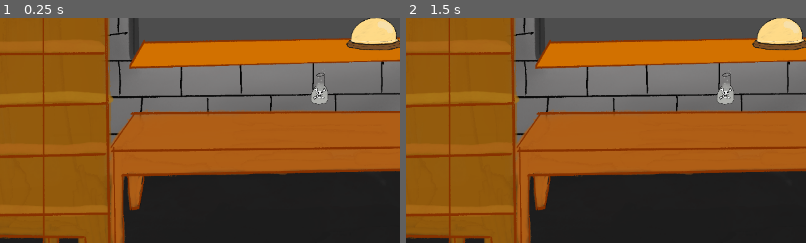
Above: before the commit, frames 1-2 (left to right).
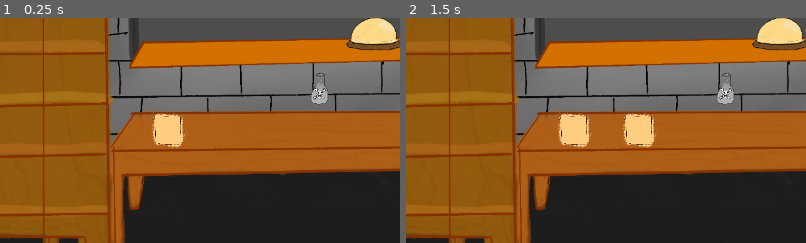
Above: after the commit, the same moments.

Repository: AgreeableDeerGames/GoodSoup
Game: Godot game, scene res://Scenes/kitchen.tscn
Same seed, same stepped clock (60 frames per second), same inputs: the game is played once before the commit and once after it. This scene is started directly instead of the project's main scene.
Inputs (mouse positions are % of the whole screen's width and height, from its top left; square brackets give the same spot before the commit, where the layout moved):
- Up to frame 1 (0.25 s): no input
- Up to frame 2 (1.5 s): click (60, 49) at 0.5 s; click (34, 72) [60, 49] at 1.25 s
The pictures show only the part of the screen within x 13-63%, y 48-98%; the shares and areas given below are measured in that part.

The runs differ from the first frame. In frame 1, 1.0% of the frame differs, in the area x 37-47%, y 42-58%; in frame 2, 2.1%, in the area x 37-63%, y 42-58%.
Error before the commit: Parse Error: Too few arguments for "setup_scene()" call. Expected at least 4 but received 3. (res://Scripts/view_flavor_report.gd:18)

Commit message:
initial load

Diff:
--- a/Scenes/kitchen_button.tscn
+++ b/Scenes/kitchen_button.tscn
@@ -1,6 +1,6 @@
 [gd_scene format=3 uid="uid://cuiphrilxdgcw"]
 
-[ext_resource type="Script" uid="uid://7odegris5bt1" path="res://Scenes/button.gd" id="1_a7uql"]
+[ext_resource type="Script" uid="uid://dgstfmd58uxgw" path="res://Scripts/kitchen_button.gd" id="1_a7uql"]
 
 [node name="KitchenButton" type="Node2D" unique_id=638048668]
 
--- a/Scripts/bell.gd
+++ b/Scripts/bell.gd
@@ -14,14 +14,14 @@
 	var poison : FlavorData = get_parent().poison
 
 	# Create report to click
-	_create_flavor_report(soup, poison, ingredients)
+	create_flavor_report(soup, poison, ingredients)
 
 	# The ingredients gets captured. Call this on the newly instatiated scene
 	var setup_fn = func (x : FlavorReport): x.setup_scene(ingredients, soup, poison, false)
 
-	Signals.emit_signal("load_new_scene", "res://Scenes/flavor_report.tscn", false, setup_fn)
+	Signals.emit_signal("load_new_scene", "res://Scenes/flavor_report.tscn", false, setup_fn, false)
 
-func _create_flavor_report(soup : FlavorData, poison : FlavorData, ingredients : Array[Ingredient]):
+func create_flavor_report(soup : FlavorData, poison : FlavorData, ingredients : Array[Ingredient]):
 	var flavor_reports = get_parent().get_node("FlavorReports")
 	var flavorReportButton : ViewFlavorReport = load("res://Scenes/view_flavor_report.tscn").instantiate()
 	flavorReportButton.setup(soup, poison, ingredients)
--- a/Scenes/button.gd
+++ b/Scripts/button.gd
@@ -9,3 +9,7 @@
 # Called every frame. 'delta' is the elapsed time since the previous frame.
 func _process(delta: float) -> void:
 	pass
+
+
+func _on_pressed() -> void:
+	pass # Replace with function body.
--- a/Scripts/flavor_report.gd
+++ b/Scripts/flavor_report.gd
@@ -7,15 +7,15 @@
 @export
 var _ingredients : Array[Ingredient]
 @export
-var _base_soup_flavor_data : FlavorData
+var base_soup_flavor_data : FlavorData
 @export
 var _poison_flavor_data : FlavorData
 @export
 var _ingredients_flavor_data : FlavorData
 
-func setup_scene(ingredients : Array[Ingredient], base_Soup_flavor_data: FlavorData, poision_flavor_data: FlavorData, is_play: bool) -> void:
+func setup_scene(ingredients : Array[Ingredient], base_Soup_flavor_data_init: FlavorData, poision_flavor_data: FlavorData, is_play: bool) -> void:
 	_ingredients = ingredients
-	_base_soup_flavor_data = base_Soup_flavor_data
+	base_soup_flavor_data = base_Soup_flavor_data_init
 	_poison_flavor_data = poision_flavor_data
 	if (is_play):
 		$BackButton.hide()
@@ -160,13 +160,13 @@
 	#_ingredients_flavor_data.acidity /= _ingredients.size()
 
 func _combine_flavor_data():
-	$CenterContainer/FlavorData.sour = _ingredients_flavor_data.sour + _base_soup_flavor_data.sour + _poison_flavor_data.sour
-	$CenterContainer/FlavorData.sweet = _ingredients_flavor_data.sweet + _base_soup_flavor_data.sweet + _poison_flavor_data.sweet
-	$CenterContainer/FlavorData.salty = _ingredients_flavor_data.salty + _base_soup_flavor_data.salty + _poison_flavor_data.salty
-	$CenterContainer/FlavorData.bitter = _ingredients_flavor_data.bitter + _base_soup_flavor_data.bitter + _poison_flavor_data.bitter
-	$CenterContainer/FlavorData.umami = _ingredients_flavor_data.umami + _base_soup_flavor_data.umami + _poison_flavor_data.umami
-	$CenterContainer/FlavorData.numbing_spice = _ingredients_flavor_data.numbing_spice + _base_soup_flavor_data.numbing_spice + _poison_flavor_data.numbing_spice
-	$CenterContainer/FlavorData.hot_spice = _ingredients_flavor_data.hot_spice + _base_soup_flavor_data.hot_spice + _poison_flavor_data.hot_spice
-	$CenterContainer/FlavorData.nasal_spice = _ingredients_flavor_data.nasal_spice + _base_soup_flavor_data.nasal_spice + _poison_flavor_data.nasal_spice
-	$CenterContainer/FlavorData.richness = _ingredients_flavor_data.richness + _base_soup_flavor_data.richness + _poison_flavor_data.richness
-	$CenterContainer/FlavorData.acidity = _ingredients_flavor_data.acidity + _base_soup_flavor_data.acidity + _poison_flavor_data.acidity
+	$CenterContainer/FlavorData.sour = _ingredients_flavor_data.sour + base_soup_flavor_data.sour + _poison_flavor_data.sour
+	$CenterContainer/FlavorData.sweet = _ingredients_flavor_data.sweet + base_soup_flavor_data.sweet + _poison_flavor_data.sweet
+	$CenterContainer/FlavorData.salty = _ingredients_flavor_data.salty + base_soup_flavor_data.salty + _poison_flavor_data.salty
+	$CenterContainer/FlavorData.bitter = _ingredients_flavor_data.bitter + base_soup_flavor_data.bitter + _poison_flavor_data.bitter
+	$CenterContainer/FlavorData.umami = _ingredients_flavor_data.umami + base_soup_flavor_data.umami + _poison_flavor_data.umami
+	$CenterContainer/FlavorData.numbing_spice = _ingredients_flavor_data.numbing_spice + base_soup_flavor_data.numbing_spice + _poison_flavor_data.numbing_spice
+	$CenterContainer/FlavorData.hot_spice = _ingredients_flavor_data.hot_spice + base_soup_flavor_data.hot_spice + _poison_flavor_data.hot_spice
+	$CenterContainer/FlavorData.nasal_spice = _ingredients_flavor_data.nasal_spice + base_soup_flavor_data.nasal_spice + _poison_flavor_data.nasal_spice
+	$CenterContainer/FlavorData.richness = _ingredients_flavor_data.richness + base_soup_flavor_data.richness + _poison_flavor_data.richness
+	$CenterContainer/FlavorData.acidity = _ingredients_flavor_data.acidity + base_soup_flavor_data.acidity + _poison_flavor_data.acidity
--- a/Scripts/kitchen.gd
+++ b/Scripts/kitchen.gd
@@ -1,8 +1,18 @@
 extends Node2D
 
+class_name Kitchen
+
 var poison : FlavorData
+var _soup : FlavorData
+func setup_scene(soup: FlavorData):
+	_soup = soup
 
 # Called when the node enters the scene tree for the first time.
 func _ready() -> void:
 	poison = FlavorData.new()
 	poison.generate_values()
+
+	var emptyIngredients : Array[Ingredient] = []
+	var empty : FlavorData = FlavorData.new()
+
+	get_node("Bell").create_flavor_report(_soup, empty, emptyIngredients)
--- a/Scripts/kitchen_button.gd
+++ b/Scripts/kitchen_button.gd
@@ -1,7 +1,18 @@
 extends Button
-
-
 
 func _on_pressed() -> void:
 	# Pass the report stuff into this
-	Signals.emit_signal("load_new_scene", "res://Scenes/kitchen.tscn", true)
+	var soup : FlavorData = FlavorData.new();
+	var parent = get_parent().get_parent().get_parent()
+	soup.sweet = parent.base_soup_flavor_data.sweet
+	soup.sour = parent.base_soup_flavor_data.sour
+	soup.salty = parent.base_soup_flavor_data.salty
+	soup.umami = parent.base_soup_flavor_data.umami
+	soup.bitter = parent.base_soup_flavor_data.bitter
+	soup.numbing_spice = parent.base_soup_flavor_data.numbing_spice
+	soup.hot_spice = parent.base_soup_flavor_data.hot_spice
+	soup.richness = parent.base_soup_flavor_data.richness
+	soup.acidity = parent.base_soup_flavor_data.acidity
+
+	var setup_fn = func (x : Kitchen): x.setup_scene(soup)
+	Signals.emit_signal("load_new_scene", "res://Scenes/kitchen.tscn", true, setup_fn)
--- a/Scripts/view_flavor_report.gd
+++ b/Scripts/view_flavor_report.gd
@@ -15,6 +15,6 @@
 
 func _on_pressed() -> void:
 	# The ingredients gets captured. Call this on the newly instatiated scene
-	var setup_fn = func (x : FlavorReport): x.setup_scene(_ingredients, _soup, _poison)
+	var setup_fn = func (x : FlavorReport): x.setup_scene(_ingredients, _soup, _poison, false)
 
 	Signals.emit_signal("load_new_scene", "res://Scenes/flavor_report.tscn", false, setup_fn)
Not shown, changed: Assets/Soup_final.wav.import
Renamed: Scenes/button.gd.uid -> Scripts/button.gd.uid
